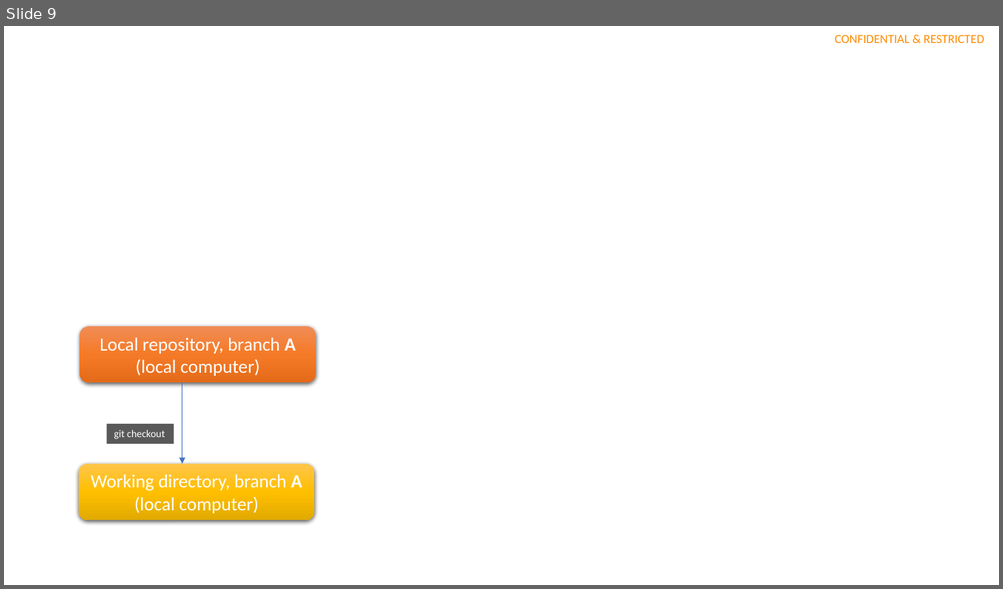
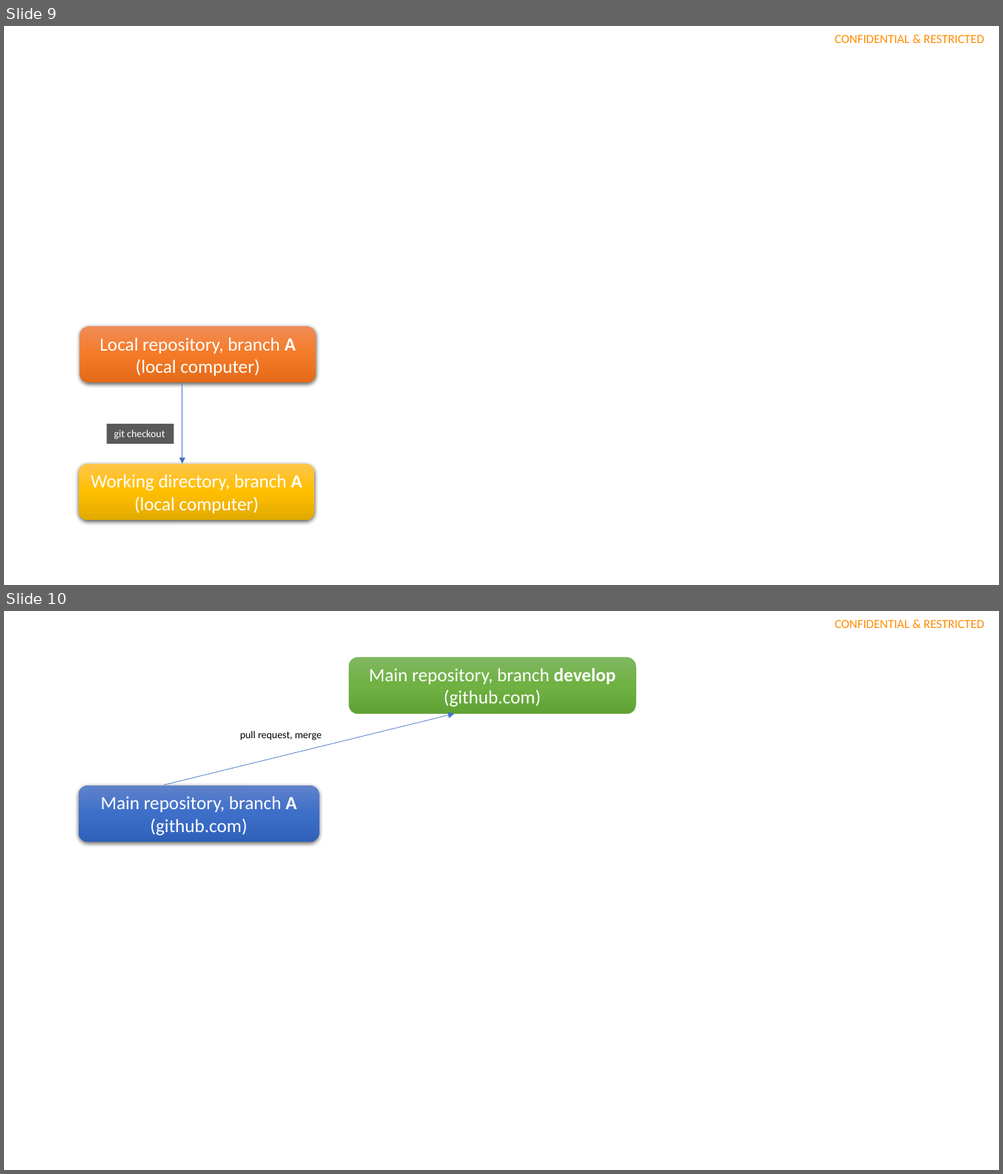
Before and after one commit to inf301trainer/Training, a slide deck: assets/courses/INF301-EngineeringToolsInSoftwareDevelopment/Module2-Git/assets/slides/Slide.pptx. Shown one above the other, each under a label of ours: slide 9 before the commit, slides 9 and 10 after it. The pictures are 1003x589 and 1003x1174 pixels, drawn with LibreOffice and Linux fonts; fonts in the diff are those of the drawing. Boxes give left, top, right and bottom in pixels: in the first picture for what was removed or moved away, otherwise in the second. Text is boxed around its words. In the diff, an @@ line names an element or a change of style, - is before the commit and + after.

```diff
--- a/assets/courses/INF301-EngineeringToolsInSoftwareDevelopment/Module2-Git/assets/slides/Slide.pptx
+++ b/assets/courses/INF301-EngineeringToolsInSoftwareDevelopment/Module2-Git/assets/slides/Slide.pptx
@@ slide 10 added at <box>4,611,999,1170</box>, background #FFFFFF; not listed: 1 template element that a slide beside it also shows @@
@@ rounded rectangle added at <box>349,658,635,714</box>, fill gradient #81B861 to #6FB242 to #62A336, outline #70AD47 0.5 pt, 18 pt, text #FFFFFF @@
+Main repository, branch develop
+(github.com)
@@ arrow added from (164, 785) to (454, 714), #4472C4 0.5 pt @@
@@ text added at <box>240,731,321,741</box>, 10 pt, text #000000 @@
+pull request, merge
@@ rounded rectangle added at <box>79,786,318,843</box>, fill gradient #6183CB to #3E70CA to #3062BB, 18 pt, text #FFFFFF @@
+Main repository, branch A
+(github.com)
```
Also in this commit, not shown: 1 slide changed, 7 other files.
